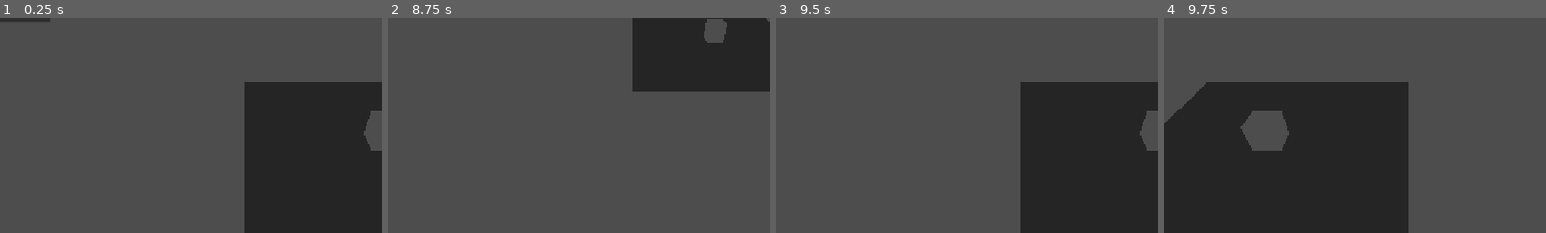
Above: before the commit, frames 1-4 (left to right).
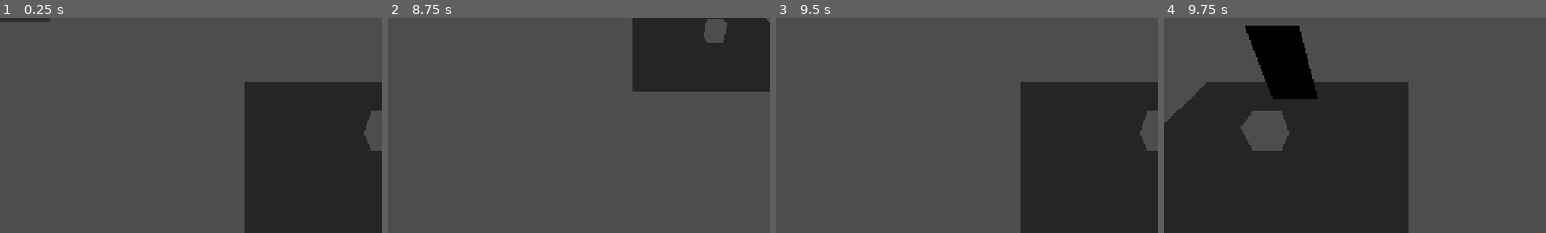
Above: after the commit, the same moments.

Repository: WolfYD3v/Water-Corporate-V2-REPOSITORY
Game: Godot game, scene res://scenes/map/map.tscn
Two runs of this game, one before a commit and one after it. Both use one fixed random seed, a clock stepped at 60 frames per second and the inputs below.
Inputs (mouse positions are % of the whole screen's width and height, from its top left):
- Up to frame 1 (0.25 s): no input
- Up to frame 2 (8.75 s): click "PLAY" at 0.5 s; tap Enter at 1.25, 2.75, 4.25 s; move the mouse to (72, 45) at 1.27 s; hold Right 1.28-2.03 s; click (72, 45) at 1.42 s; tap Space at 2, 3.5, 5 s; move the mouse to (30, 55) at 2.02 s; hold Down 2.03-2.78 s; move the mouse to (60, 28) at 2.77 s; hold Right 2.78-3.53 s; move the mouse to (45, 70) at 3.52 s; hold Up 3.53-4.28 s; click (45, 70) at 3.67 s; move the mouse to (80, 65) at 4.27 s; hold Left 4.28-5.78 s; move the mouse to (20, 35) at 5.02 s; move the mouse to (55, 50) at 5.77 s; hold Down 5.78-6.53 s; click (55, 50) at 5.92 s; move the mouse to (35, 25) at 6.52 s; hold Right 6.53-7.28 s; move the mouse to (72, 45) at 7.27 s; hold Up 7.28-8.03 s; move the mouse to (30, 55) at 8.02 s; hold Right from 8.03 s (still down); click (30, 55) at 8.17 s
- Up to frame 3 (9.5 s): move the mouse to (60, 28) at 8.77 s; release Right at 8.78 s; hold Down from 8.78 s (still down)
- Up to frame 4 (9.75 s): move the mouse to (45, 70) at 9.52 s; release Down at 9.53 s; hold Left from 9.53 s (still down)
The pictures show only the part of the screen within x 18-68%, y 14-64%; the shares and areas given below are measured in that part.

Frames 1-3 are identical in both runs. In frame 4, 4.5% of the frame differs, in the area x 21-41%, y 3-38%.

Commit message:
Added a mirror (I did it anyway)

Diff:
--- /dev/null
+++ b/assets/materials/mirror_material.tres
@@ -0,0 +1,7 @@
+[gd_resource type="ShaderMaterial" load_steps=2 format=3 uid="uid://b3a4ud1useh81"]
+
+[ext_resource type="Shader" uid="uid://bwgd2f4evn4en" path="res://assets/shaders/mirror_shader.gdshader" id="1_6ndj2"]
+
+[resource]
+render_priority = 0
+shader = ExtResource("1_6ndj2")
--- /dev/null
+++ b/assets/shaders/mirror_shader.gdshader
@@ -0,0 +1,13 @@
+shader_type spatial;
+
+uniform sampler2D screen_texture : hint_screen_texture, filter_linear_mipmap;
+uniform float reflection_blur : hint_range(0.0, 10.0) = 0.0;
+
+void fragment() {
+    vec2 reflected_uv = vec2(1.0 - SCREEN_UV.x, SCREEN_UV.y);
+    vec3 screen_color = textureLod(screen_texture, reflected_uv, reflection_blur).rgb;
+
+    ALBEDO = screen_color;
+    METALLIC = 0.8;
+    ROUGHNESS = 0.05;
+}
--- a/scenes/map/map.tscn
+++ b/scenes/map/map.tscn
@@ -1,8 +1,9 @@
-[gd_scene load_steps=8 format=3 uid="uid://dmvobm82bnlw5"]
+[gd_scene load_steps=9 format=3 uid="uid://dmvobm82bnlw5"]
 
 [ext_resource type="PackedScene" uid="uid://d1absskdpac15" path="res://scenes/main_menu/main_menu.tscn" id="1_sxf4j"]
 [ext_resource type="Script" uid="uid://ctpagbbajdbcv" path="res://scenes/map/map.gd" id="1_tqkkf"]
 [ext_resource type="PackedScene" uid="uid://tqewyifqimoo" path="res://scenes/rooms/base_room.tscn" id="3_a2pkv"]
+[ext_resource type="PackedScene" uid="uid://bcktcqjou1y8n" path="res://scenes/rooms/collection/corridor_1.tscn" id="3_ph54e"]
 
 [sub_resource type="Environment" id="Environment_a2pkv"]
 
@@ -18,23 +19,8 @@
 [node name="WorldEnvironment" type="WorldEnvironment" parent="."]
 environment = SubResource("Environment_a2pkv")
 
-[node name="Rooms" type="Node3D" parent="."]
-
-[node name="BaseRoom" parent="Rooms" node_paths=PackedStringArray("west_room", "north_room") instance=ExtResource("3_a2pkv")]
-west_room = NodePath("../BaseRoom2")
-north_room = NodePath("../BaseRoom3")
-
-[node name="BaseRoom2" parent="Rooms" node_paths=PackedStringArray("east_room") instance=ExtResource("3_a2pkv")]
-transform = Transform3D(1, 0, 0, 0, 1, 0, 0, 0, 1, -10, 0, 0)
-east_room = NodePath("../BaseRoom")
-
-[node name="BaseRoom3" parent="Rooms" node_paths=PackedStringArray("south_room") instance=ExtResource("3_a2pkv")]
-transform = Transform3D(1, 0, 0, 0, 1, 0, 0, 0, 1, 0, 0, -10)
-south_room = NodePath("../BaseRoom")
-
 [node name="Camera3D" type="Camera3D" parent="."]
 transform = Transform3D(1, 0, 0, 0, 0.7071068, 0.7071068, 0, -0.7071068, 0.7071068, -5, 7, 8)
-current = true
 
 [node name="Player" type="MeshInstance3D" parent="."]
 transform = Transform3D(1, 0, 0, 0, 1, 0, 0, 0, 1, 0, 1, 0)
@@ -48,6 +34,20 @@
 transform = Transform3D(1, 0, 0, 0, 1, 0, 0, 0, 1, 0, 0, -2)
 mesh = SubResource("SphereMesh_a2pkv")
 
+[node name="Rooms" type="Node3D" parent="."]
+
+[node name="BaseRoom" parent="Rooms" node_paths=PackedStringArray("west_room", "north_room") instance=ExtResource("3_a2pkv")]
+west_room = NodePath("../Corridor1")
+north_room = NodePath("../BaseRoom3")
+
+[node name="BaseRoom3" parent="Rooms" node_paths=PackedStringArray("south_room") instance=ExtResource("3_a2pkv")]
+transform = Transform3D(1, 0, 0, 0, 1, 0, 0, 0, 1, 0, 0, -10)
+south_room = NodePath("../BaseRoom")
+
+[node name="Corridor1" parent="Rooms" node_paths=PackedStringArray("east_room") instance=ExtResource("3_ph54e")]
+transform = Transform3D(1, 0, 0, 0, 1, 0, 0, 0, 1, -10, 0, 0)
+east_room = NodePath("../BaseRoom")
+
 [node name="CanvasLayer" type="CanvasLayer" parent="."]
 
 [node name="MainMenu" parent="CanvasLayer" instance=ExtResource("1_sxf4j")]
--- /dev/null
+++ b/scenes/mirror/mirror.tscn
@@ -0,0 +1,13 @@
+[gd_scene load_steps=3 format=3 uid="uid://c00pjl4qub3io"]
+
+[ext_resource type="Material" uid="uid://b3a4ud1useh81" path="res://assets/materials/mirror_material.tres" id="1_tslen"]
+
+[sub_resource type="PlaneMesh" id="PlaneMesh_tslen"]
+size = Vector2(2, 3)
+
+[node name="Mirror" type="Node3D"]
+
+[node name="MirrorMeshInstance" type="MeshInstance3D" parent="."]
+transform = Transform3D(1, 0, 0, 0, -4.371139e-08, -1, 0, 1, -4.371139e-08, 0, 0, 0)
+mesh = SubResource("PlaneMesh_tslen")
+surface_material_override/0 = ExtResource("1_tslen")
--- a/scenes/rooms/collection/corridor_1.tscn
+++ b/scenes/rooms/collection/corridor_1.tscn
@@ -1,5 +1,9 @@
-[gd_scene load_steps=2 format=3 uid="uid://bcktcqjou1y8n"]
+[gd_scene load_steps=3 format=3 uid="uid://bcktcqjou1y8n"]
 
 [ext_resource type="PackedScene" uid="uid://tqewyifqimoo" path="res://scenes/rooms/base_room.tscn" id="1_6fm3g"]
+[ext_resource type="PackedScene" uid="uid://c00pjl4qub3io" path="res://scenes/mirror/mirror.tscn" id="2_apnsc"]
 
 [node name="Corridor1" instance=ExtResource("1_6fm3g")]
+
+[node name="Mirror" parent="." index="3" instance=ExtResource("2_apnsc")]
+transform = Transform3D(1, 0, 0, 0, 1, 0, 0, 0, 1, 0, 2, -3)
Not shown, added: assets/shaders/mirror_shader.gdshader.uid
Not shown, added: NOTES
